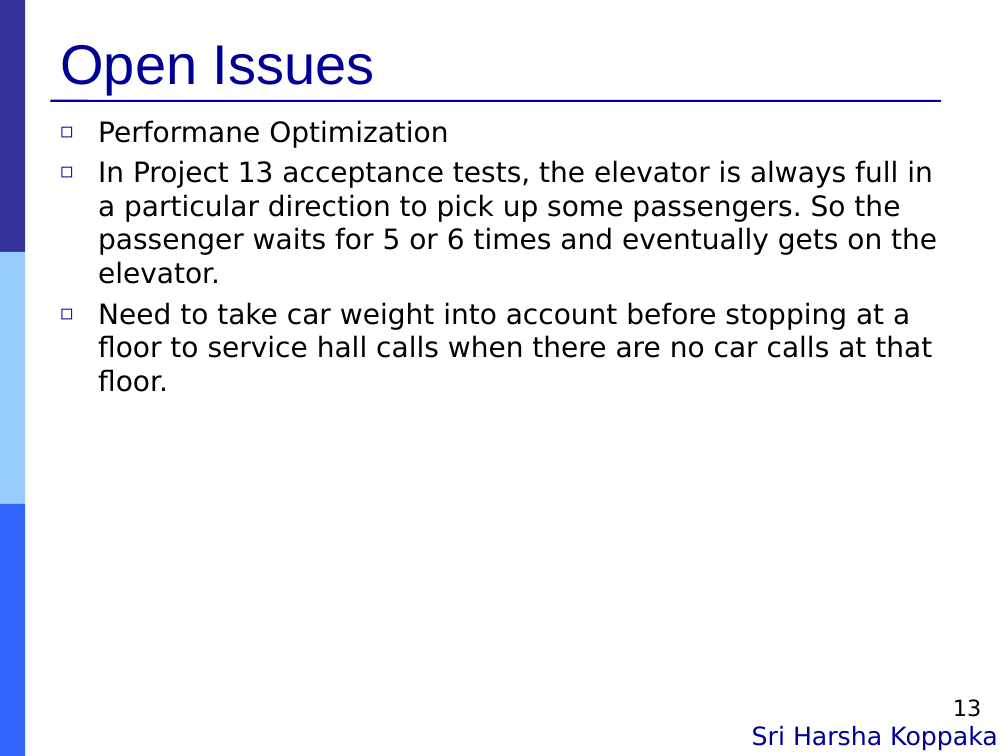
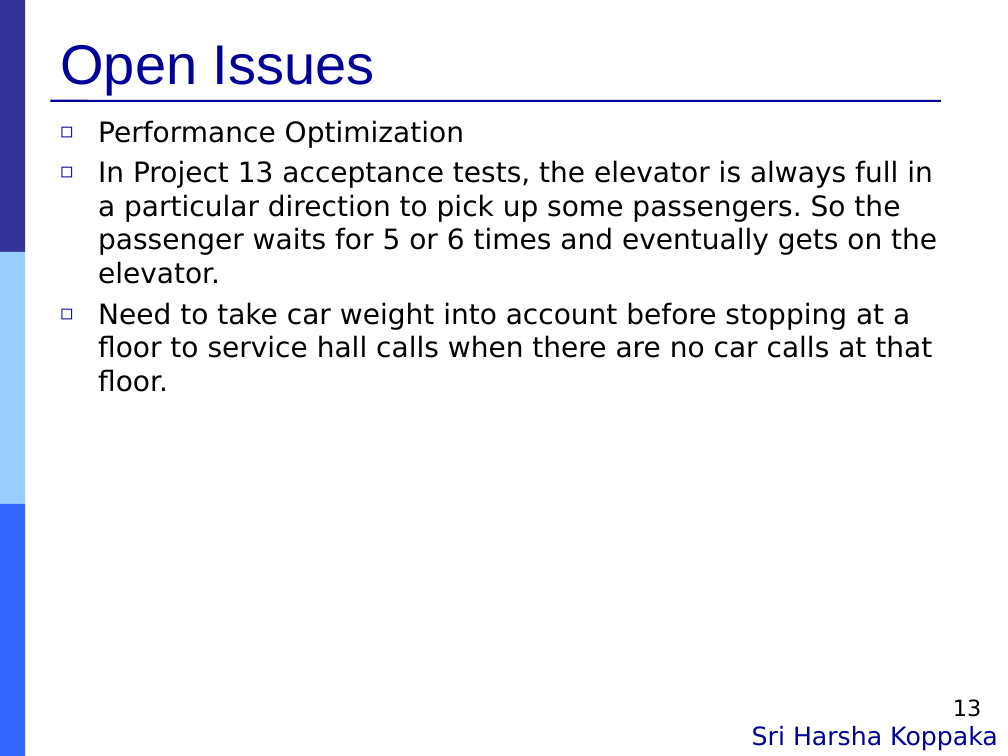
Before and after one commit to Liso/DESystem, a slide deck: slide 13 of portfolio_template/presentations/16_final_pres.ppt. Drawn at 1008x756 pixels with LibreOffice and Linux fonts; fonts in the diff are those of the drawing. Boxes give left, top, right and bottom in pixels: in the first picture for what was removed or moved away, otherwise in the second. Text is boxed around its words. In the diff, an @@ line names an element or a change of style, - is before the commit and + after.

```diff
--- a/portfolio_template/presentations/16_final_pres.ppt
+++ b/portfolio_template/presentations/16_final_pres.ppt
@@ text at (98,120,464,148): text changed @@
-◻ Performane Optimization
+◻ Performance Optimization
```
Also in this commit, not shown: 2 other files.
